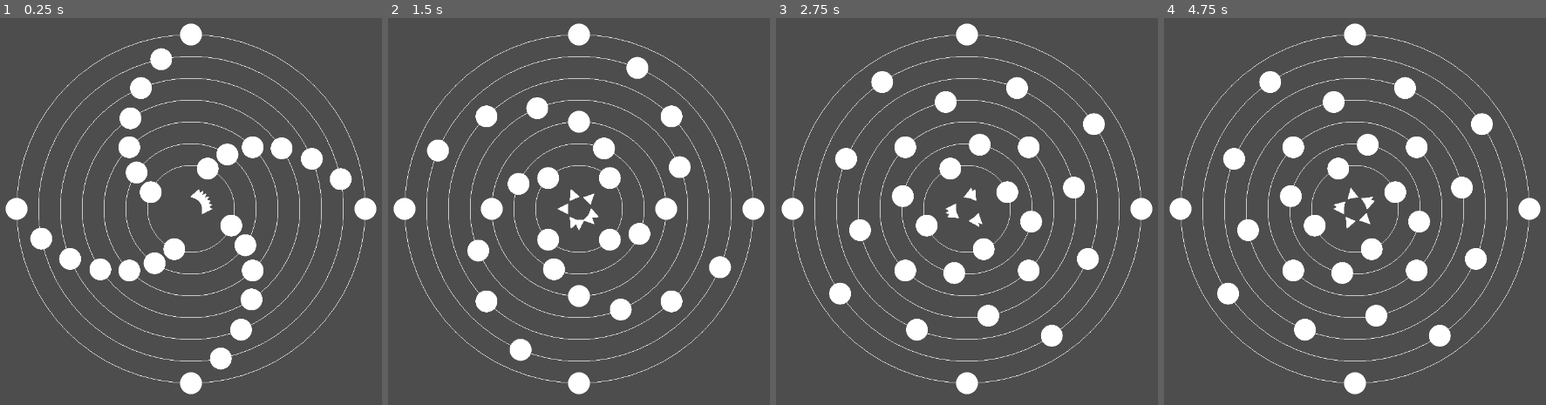
Above: before the commit, frames 1-4 (left to right).
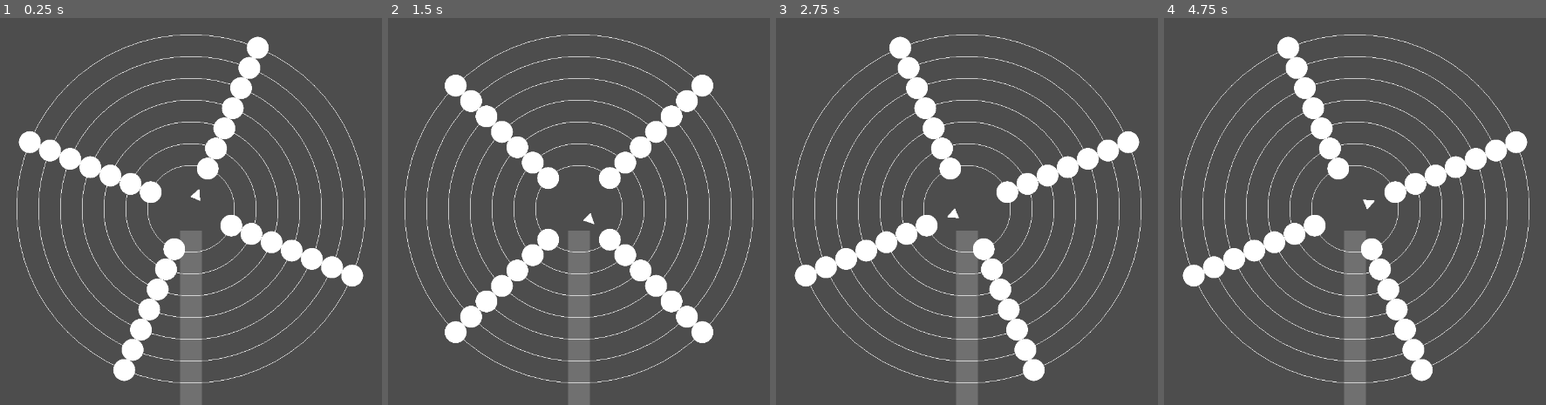
Above: after the commit, the same moments.

Repository: kamikoloss/syzygy
Game: Godot game, scene res://scenes/main.tscn
Two runs of this game, one before a commit and one after it. Both use one fixed random seed, a clock stepped at 60 frames per second and the inputs below.
Inputs:
- Up to frame 1 (0.25 s): no input
- Up to frame 2 (1.5 s): no input
- Up to frame 3 (2.75 s): no input
- Up to frame 4 (4.75 s): no input

The runs differ from the first frame. In frame 1, 14% of the frame differs, in the area x 1-99%, y 1-100%; in frame 2, 13%; in frame 3, 15%; in frame 4, 15%.

Commit message:
export Rail rotate speed

Diff:
--- a/scenes/main.tscn
+++ b/scenes/main.tscn
@@ -15,6 +15,7 @@
 offset_right = 640.0
 offset_bottom = 360.0
 circle_radius = 80.0
+rotate_speed = 0.25
 
 [node name="Rail120" parent="." instance=ExtResource("2_0xm2m")]
 layout_mode = 0
@@ -23,6 +24,7 @@
 offset_right = 640.0
 offset_bottom = 360.0
 circle_radius = 120.0
+rotate_speed = 0.25
 
 [node name="Rail160" parent="." instance=ExtResource("2_0xm2m")]
 layout_mode = 0
@@ -31,6 +33,7 @@
 offset_right = 640.0
 offset_bottom = 360.0
 circle_radius = 160.0
+rotate_speed = 0.25
 
 [node name="Rail200" parent="." instance=ExtResource("2_0xm2m")]
 layout_mode = 0
@@ -39,6 +42,7 @@
 offset_right = 640.0
 offset_bottom = 360.0
 circle_radius = 200.0
+rotate_speed = 0.25
 
 [node name="Rail240" parent="." instance=ExtResource("2_0xm2m")]
 layout_mode = 0
@@ -47,6 +51,7 @@
 offset_right = 640.0
 offset_bottom = 360.0
 circle_radius = 240.0
+rotate_speed = 0.25
 
 [node name="Rail280" parent="." instance=ExtResource("2_0xm2m")]
 layout_mode = 0
@@ -55,9 +60,26 @@
 offset_right = 640.0
 offset_bottom = 360.0
 circle_radius = 280.0
+rotate_speed = 0.25
 
 [node name="Rail320" parent="." instance=ExtResource("2_0xm2m")]
 offset_left = 640.0
 offset_top = 360.0
 offset_right = 640.0
 offset_bottom = 360.0
+rotate_speed = 0.25
+
+[node name="Sensor" type="Control" parent="."]
+anchors_preset = 0
+offset_left = 640.0
+offset_top = 360.0
+offset_right = 640.0
+offset_bottom = 360.0
+
+[node name="ColorRect" type="ColorRect" parent="Sensor"]
+layout_mode = 0
+offset_left = -20.0
+offset_top = 40.0
+offset_right = 20.0
+offset_bottom = 360.0
+color = Color(1, 1, 1, 0.2)
--- a/scenes/rail.gd
+++ b/scenes/rail.gd
@@ -2,6 +2,7 @@
 extends Control
 
 @export var circle_radius := 320.0
+@export var rotate_speed := 1.0
 @export var chip_scene: PackedScene
 
 var _tween_rotate: Tween
@@ -22,10 +23,8 @@
 
 
 func start_rotate() -> void:
-    # 320 が1周する間に 80 は4周
-    var duration := 320 / circle_radius
-
+    var duration := 1.0 / rotate_speed
     _tween_rotate = create_tween()
     _tween_rotate.set_loops()
-    _tween_rotate.tween_property(self, "rotation_degrees", 360.0, 320 / circle_radius)
+    _tween_rotate.tween_property(self, "rotation_degrees", 360.0, duration)
     _tween_rotate.tween_callback(func(): rotation_degrees = 0.0)
